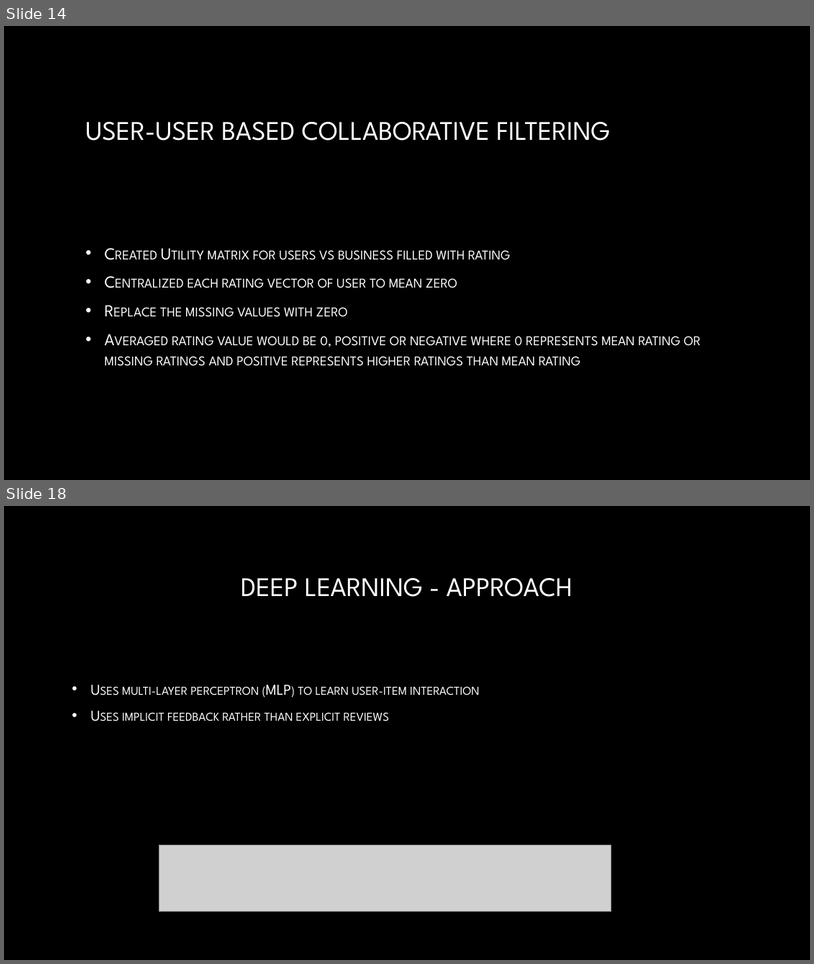
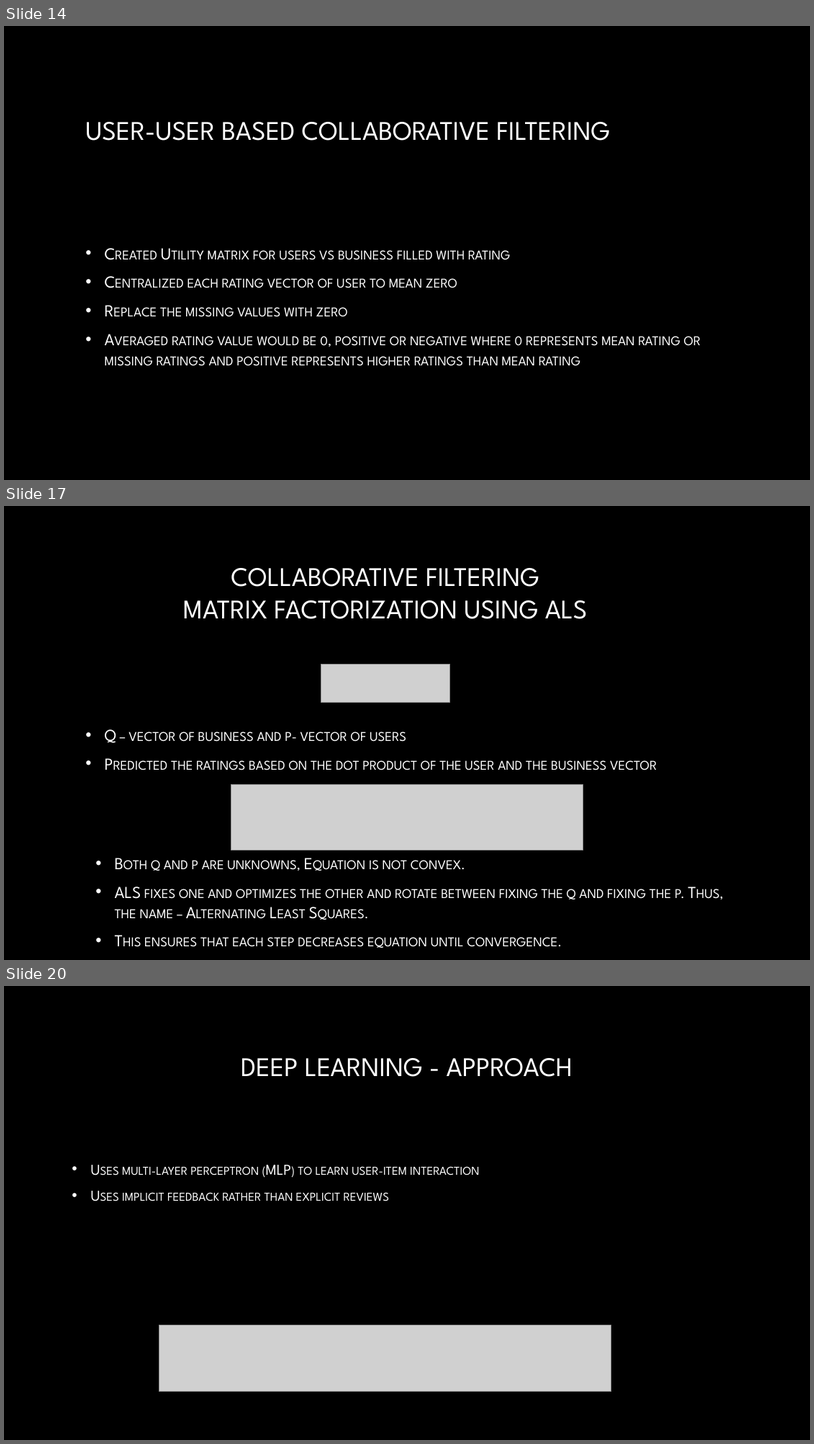
Before and after one commit to AbhayKasturia/YelpRecommendationSystem, a slide deck: Final_Presentation/draft_presentation.pptx. Shown one above the other, each under a label of ours: slides 14 and 18 before the commit, slides 14, 17 and 20 after it; the slides between them are not shown. The pictures are 814x964 and 814x1444 pixels, drawn with LibreOffice and Linux fonts; fonts in the diff are those of the drawing; grey boxes stand for pictures; background and template pictures are left out. Boxes give left, top, right and bottom in pixels: in the first picture for what was removed or moved away, otherwise in the second. Text is boxed around its words. In the diff, an @@ line names an element or a change of style, - is before the commit and + after.

```diff
--- a/Final_Presentation/draft_presentation.pptx
+++ b/Final_Presentation/draft_presentation.pptx
@@ slide 17 added at (x1=4, y1=506, x2=810, y2=960), background picture (left out) @@
@@ title added at (x1=183, y1=568, x2=588, y2=619), 32 pt, text gradient #FFFFFF to #A6A6A6 @@
+COLLABORATIVE FILTERING
+MATRIX FACTORIZATION USING ALS
@@ picture added at (x1=321, y1=664, x2=450, y2=701) @@
@@ text added at (x1=105, y1=729, x2=657, y2=770), 20 pt, text gradient #FFFFFF to #BFBFBF, small capitals @@
+• Q – vector of business and p- vector of users
+• Predicted the ratings based on the dot product of the user and the business vector
@@ picture added at (x1=232, y1=785, x2=583, y2=850) @@
@@ text added at (x1=115, y1=860, x2=685, y2=947), 20 pt, text gradient #FFFFFF to #BFBFBF, small capitals @@
+• Both q and p are unknowns, Equation is not convex.
+• ALS fixes one and optimizes the other and rotate between fixing the q and fixing the p. Thus, the name – Alternating Least Squares.
+• This ensures that each step decreases equation until convergence.
@@ what was slide 18 is now slide 20 @@
```
Also in this commit, not shown: 4 slides changed, 4 other slides added, 2 slides removed.
